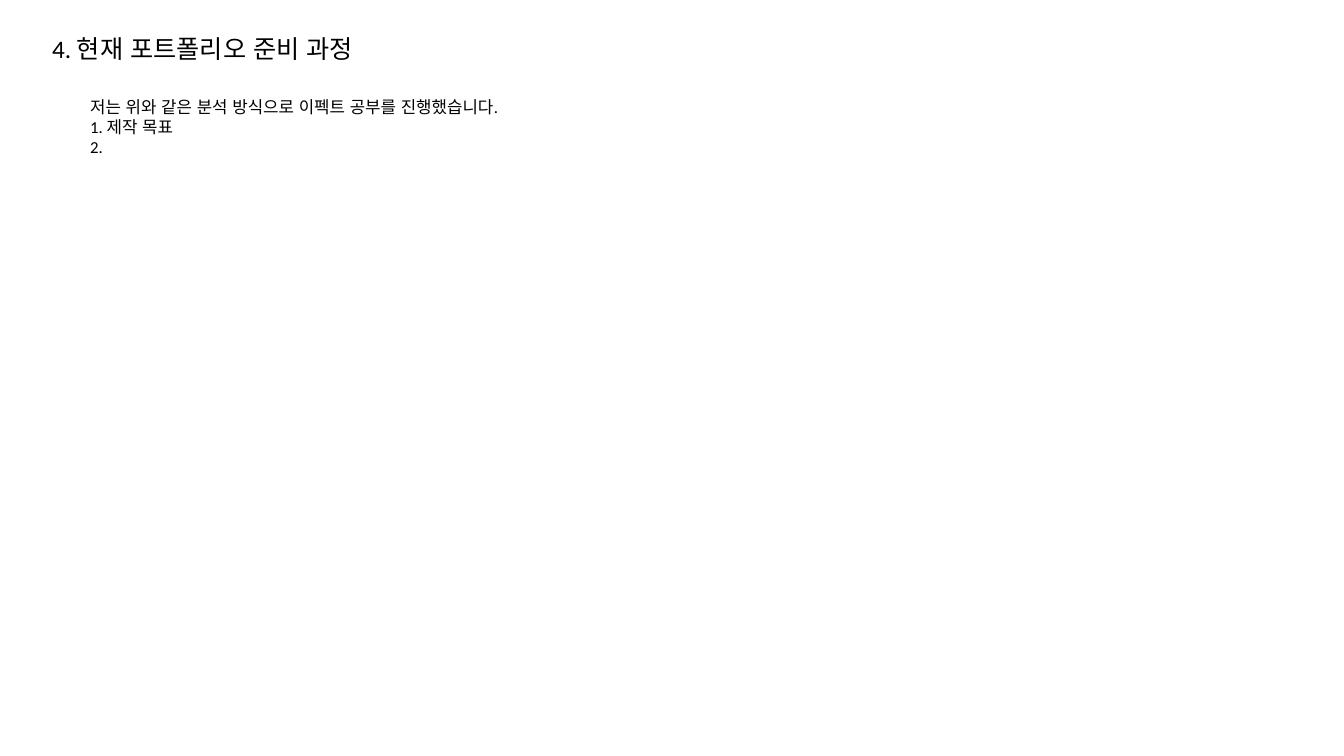
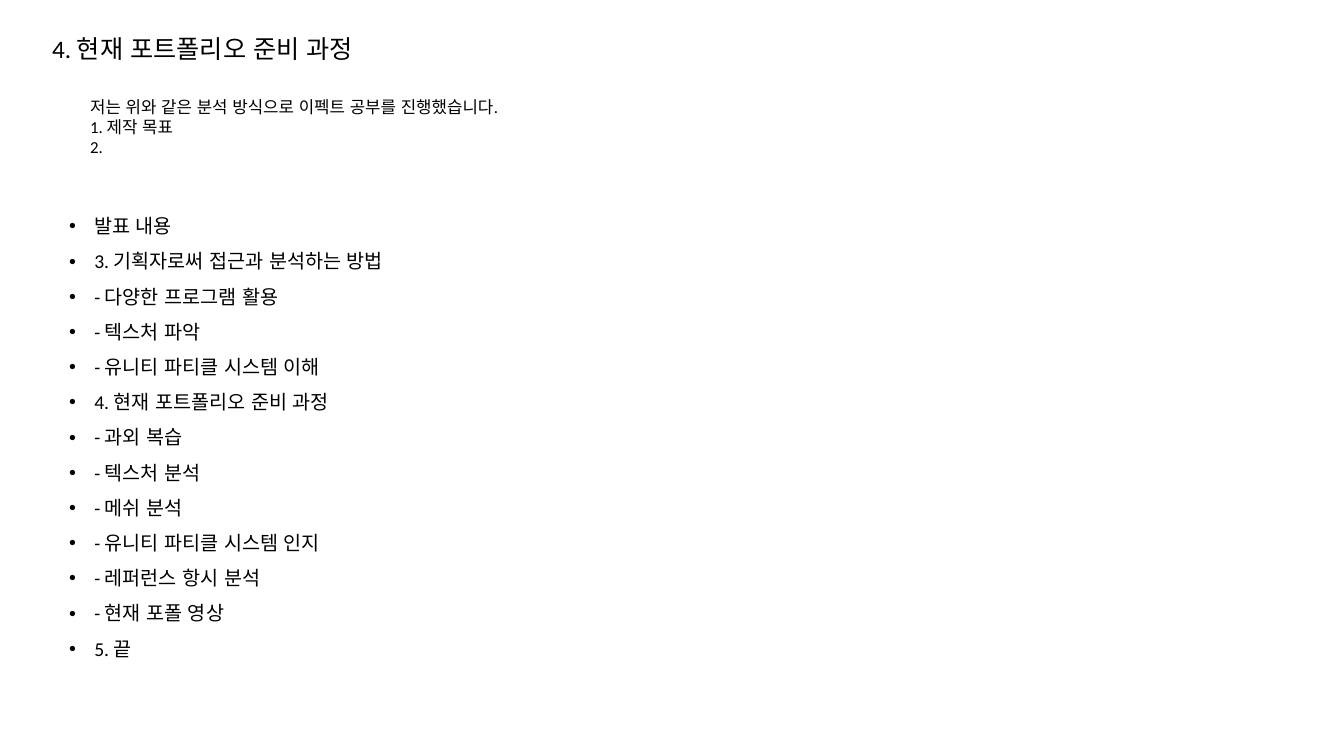
Before and after one commit to jungjinyeong/JinYeong_GitHub, a slide deck: slide 14 of 3. Effect_관련 파일/스터디 관련 폴더/2022.01.03_발표 자료/2022.12.03_발표.pptx (slide 12 before the commit). Drawn at 1344x756 pixels with LibreOffice and Linux fonts; fonts in the diff are those of the drawing. Boxes give left, top, right and bottom in pixels: in the first picture for what was removed or moved away, otherwise in the second. Text is boxed around its words. In the diff, an @@ line names an element or a change of style, - is before the commit and + after.

Commit message:
카메라 연출 추가 발표 내용 추가

```diff
--- a/3. Effect_관련 파일/스터디 관련 폴더/2022.01.03_발표 자료/2022.12.03_발표.pptx
+++ b/3. Effect_관련 파일/스터디 관련 폴더/2022.01.03_발표 자료/2022.12.03_발표.pptx
@@ text added at box(94, 216, 383, 658), 14 pt, text #000000 @@
+• 발표 내용
+• 3. 기획자로써 접근과 분석하는 방법
+• - 다양한 프로그램 활용
+• - 텍스처 파악
+• - 유니티 파티클 시스템 이해
+• 4. 현재 포트폴리오 준비 과정
+• - 과외 복습
+• - 텍스처 분석
+• - 메쉬 분석
+• - 유니티 파티클 시스템 인지
+• - 레퍼런스 항시 분석
+• - 현재 포폴 영상
+• 5. 끝
```
Also in this commit, not shown: 4 other slides changed, 9 slides added, 5 slides removed, 9 other files.
